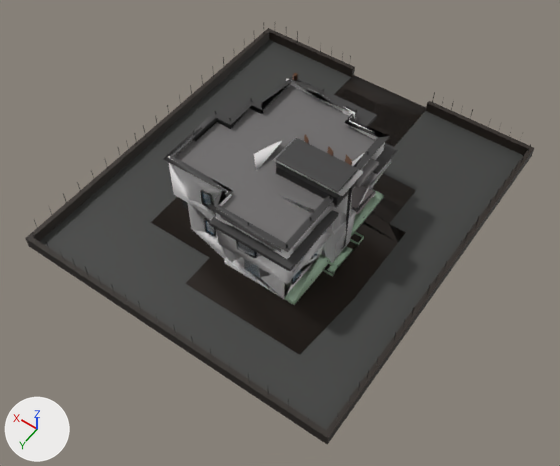
The glTF model apps/console/public/assets/houses/villa-c-y0.far.glb as it was, and as the next commit left it.
Both versions are drawn from a 50 mm camera at (-22.5, 33.1, 47.0) aimed at (-1.7, 4.0, 1.3). Lighting does not change. The marker at lower left points along +X, +Y and +Z. The picture after the commit comes second. Where no turn or scale is listed for an object, it has been applied to the vertices.

The first picture shows 'Box003_Material #12_0', 'Box023_Material #242_0', 'Line009_Material #24_0', 'Line015_Material #250_0', 'Line017_Material #253_0', 'Line055_Material #4_0', 'Line061_Material #13_0', 'Rectangle007_Material #11_0', 'Shape001_Material #246_0' and 6 more.
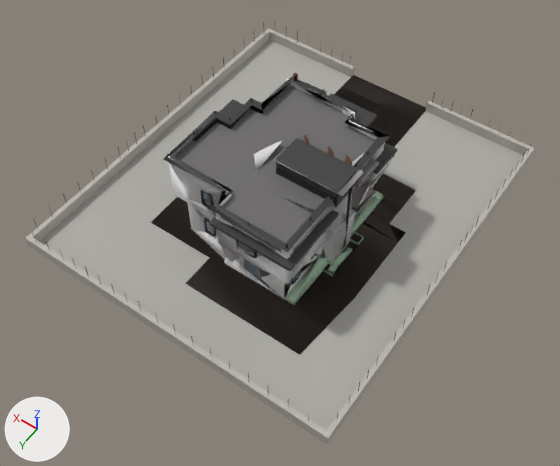
What differs and where, as boxes (x1, y1, x2, y2) in the pictures (560 x 466 px):
'Rectangle007_Material #11_0', recoloured (dark grey to grey): (39, 40, 523, 430) in both
'Line055_Material #4_0', recoloured: (25, 28, 534, 445) in both

Diff of the bpy script that builds the scene:
```diff
--- a/apps/console/public/assets/houses/villa-c-y0.far.glb.py
+++ b/apps/console/public/assets/houses/villa-c-y0.far.glb.py
@@ mat_material_4 @@
 mat_material_4 = principled_material('Material_4')
-mat_material_4.base_color = (0.0218, 0.0143, 0.00939)  # black #292018
+mat_material_4.base_color = (0.5, 0.48, 0.44)  # grey #bcb8b1
 mat_material_4.roughness = 0.6
@@ mat_material_11 @@
 mat_material_11 = principled_material('Material_11')
-mat_material_11.base_color = (0.0434, 0.0449, 0.0422)  # dark grey #3b3c3a
+mat_material_11.base_color = (0.42, 0.41, 0.38)  # grey #adaca6
 mat_material_11.roughness = 0.6
```
